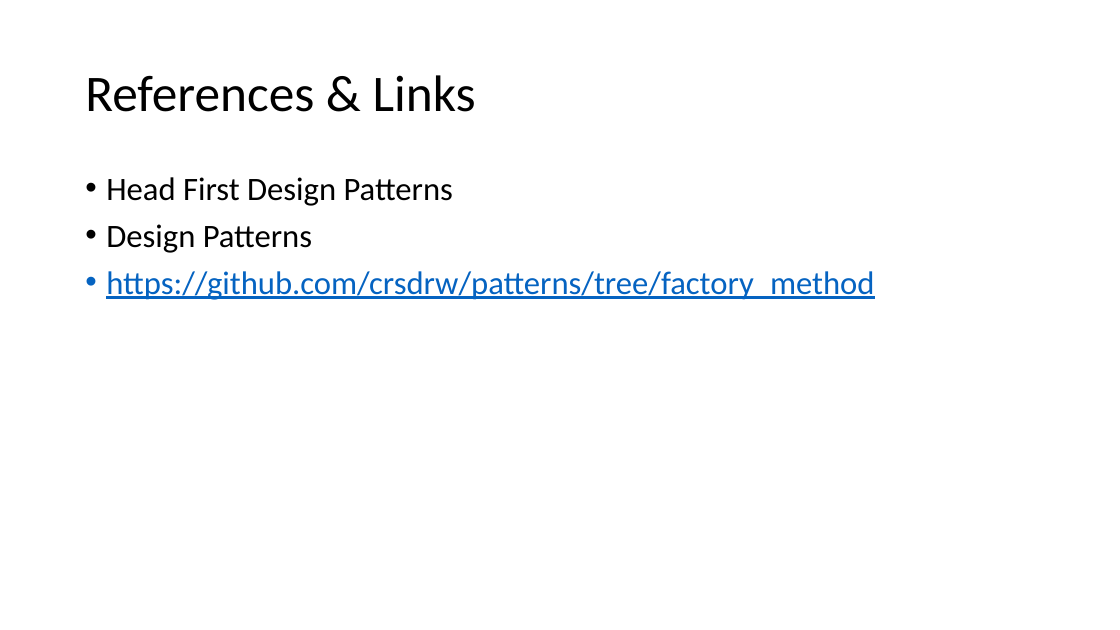
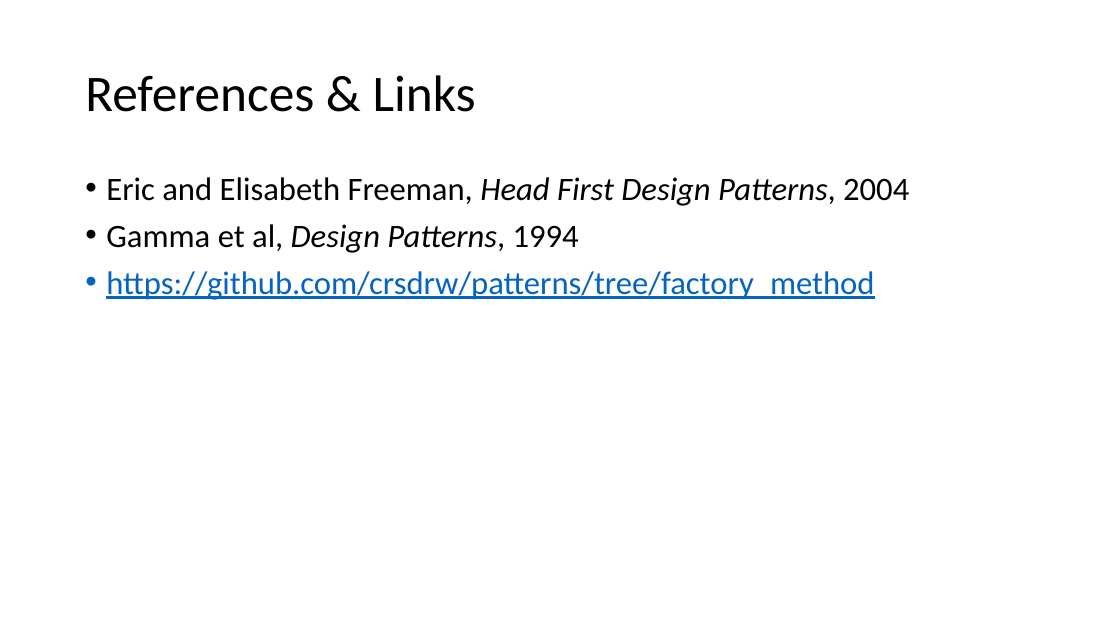
Before and after one commit to crsdrw/patterns, a slide deck: slide 10 of Patterns/docs/Factory Method.pptx. Drawn at 1120x630 pixels with LibreOffice and Linux fonts; fonts in the diff are those of the drawing. Boxes give left, top, right and bottom in pixels: in the first picture for what was removed or moved away, otherwise in the second. Text is boxed around its words. In the diff, an @@ line names an element or a change of style, - is before the commit and + after.

Commit message:
Update presentation.

```diff
--- a/Patterns/docs/Factory Method.pptx
+++ b/Patterns/docs/Factory Method.pptx
@@ text at (106, 177, 909, 253): text changed @@
-• Head First Design Patterns
-• Design Patterns
+• Eric and Elisabeth Freeman, Head First Design Patterns, 2004
+• Gamma et al, Design Patterns, 1994
```
Also in this commit, not shown: 3 other slides changed, 2 other files.
